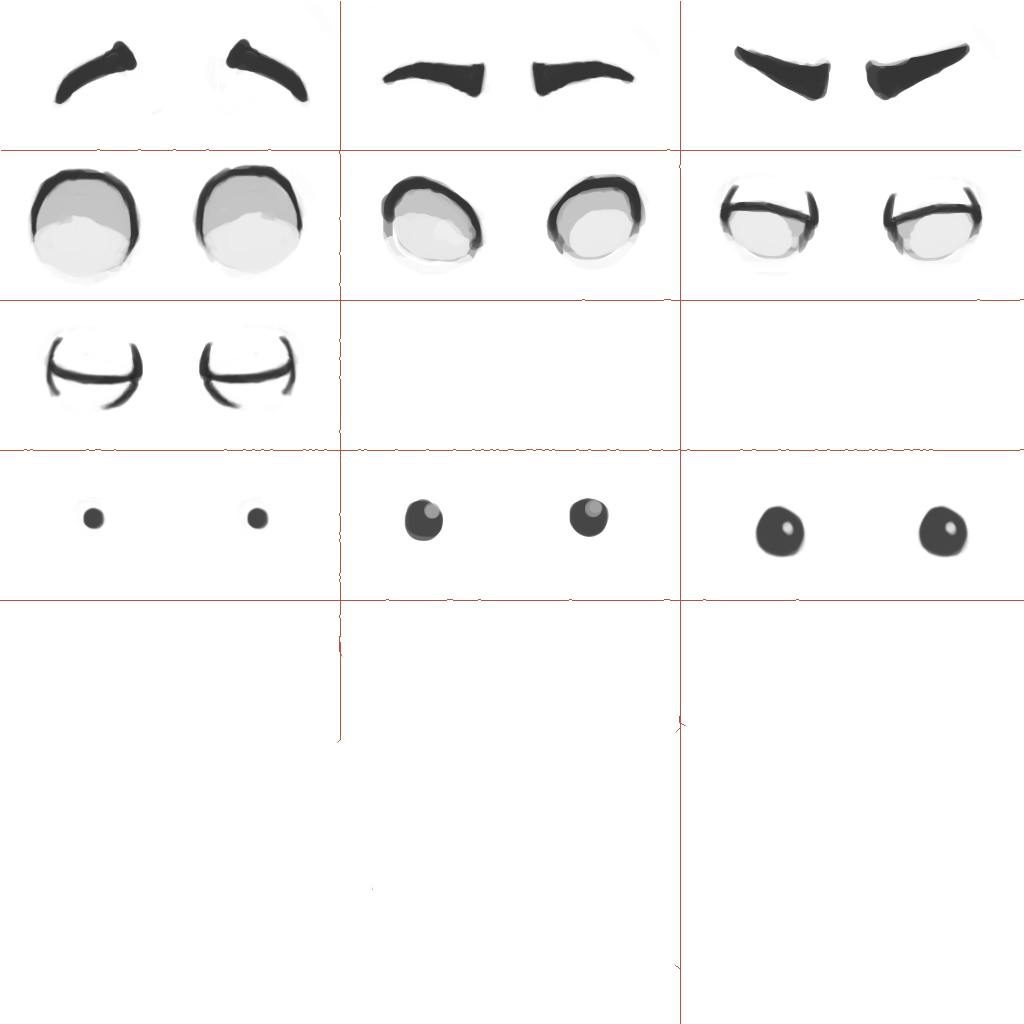
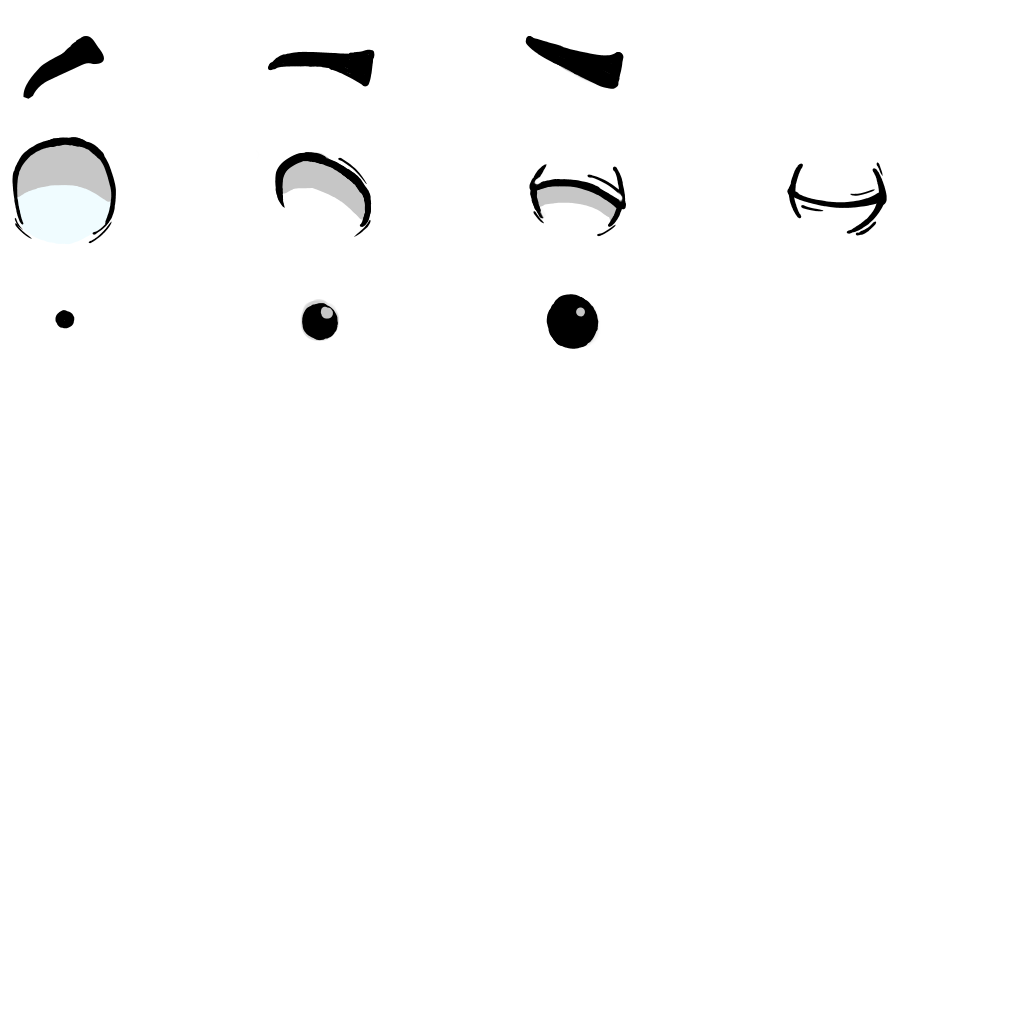
Comparing the layer stacks of the two w=1024, h=1024 images. Changes:
added layer "slime_ink" above "PUPILAS_grande" over [12, 36, 887, 349]
renamed "Pasted Layer #8" to "PUPILAS_grande", opacity 100% → 26%, painted on it over [547, 294, 971, 559]
renamed "Pasted Layer #7" to "PUPILAS_medianos", opacity 100% → 24%, painted on it over [300, 299, 609, 541]
renamed "Pasted Layer #6" to "PUPILAS_chicos", hid it, opacity 100% → 38%, painted on it over [44, 300, 271, 531]
renamed "Pasted Layer #5" to "OJOS_cerrados", hid it, opacity 100% → 27%, painted on it over [37, 157, 886, 421]
renamed "Pasted Layer #4" to "OJOS_medio", hid it, opacity 100% → 32%, painted on it over [521, 24, 1001, 277]
renamed "Pasted Layer #3" to "OJOS_normal", hid it, opacity 100% → 29%, painted on it over [269, 23, 695, 276]
renamed "Pasted Layer #2" to "OJOS_abierto", hid it, opacity 100% → 24%, painted on it over [6, 1, 376, 287]
renamed "Pasted Layer #1" to "CEJAS_enojo", hid it, opacity 100% → 29%, painted on it over [527, 33, 970, 102]
renamed "Pasted Layer" to "CEJAS_normal", hid it, opacity 100% → 28%, painted on it over [267, 45, 637, 110]
renamed "Background copy" to "CEJAS_sorpresa", hid it, opacity 100% → 24%, painted on it over [23, 36, 311, 116]
hid "Background", painted on it over [0, 1, 1024, 1024]
